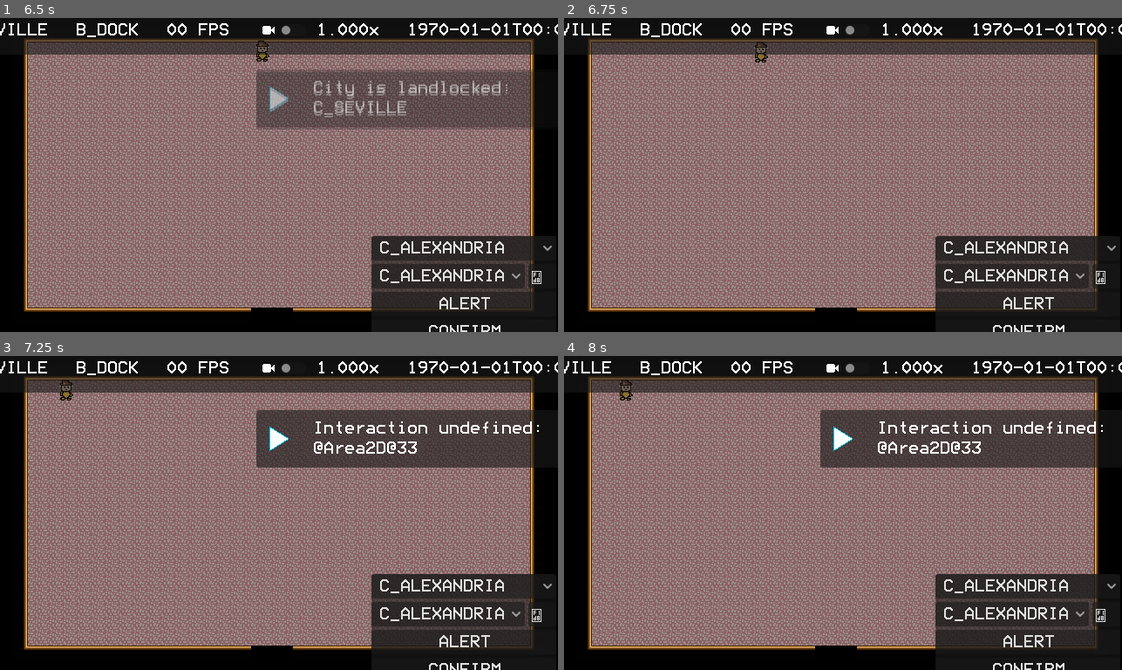
Above: before the commit, frames 1-4 (two rows, left to right).
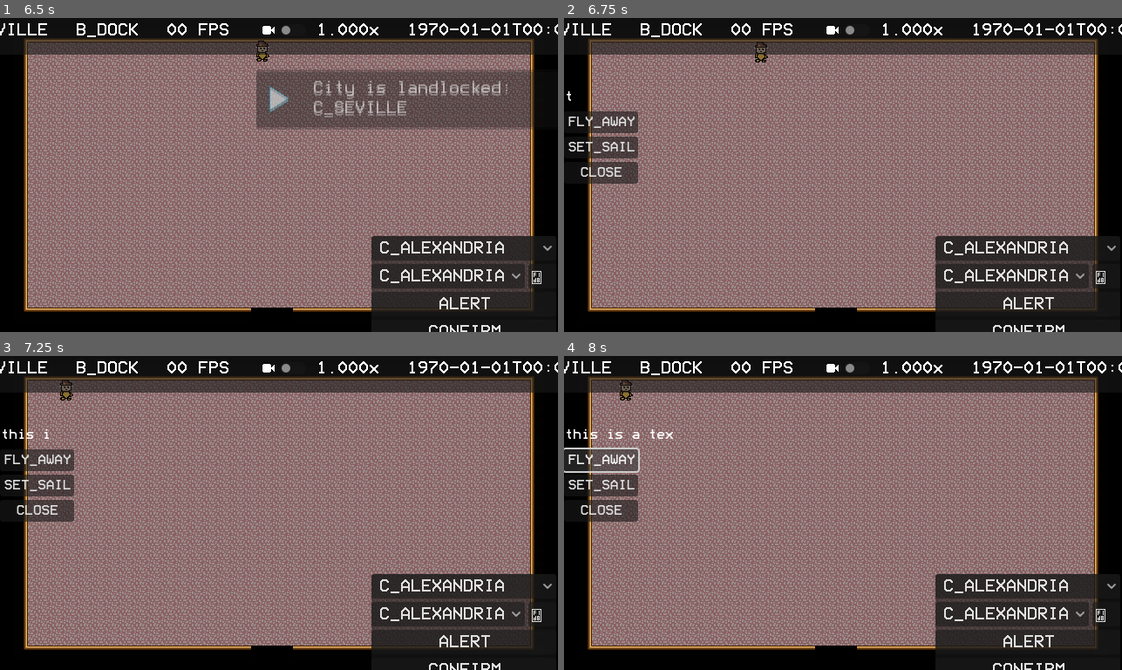
Above: after the commit, the same moments.

Repository: mikeredev/trader
Game: Godot game, scene res://main/main.tscn
Same seed, same stepped clock (60 frames per second), same inputs: the game is played once before the commit and once after it.
Inputs (mouse positions are in pixels of both pictures, inside the frame that each line leads up to):
- Up to frame 1 (6.5 s): tap Enter (ui_accept) at 0.5, 0.77, 1.52, 5.27, 6.02 s; move the mouse to (390, 99) at 0.52 s; hold D (move_right) 0.53-1.28 s; tap E (interact) at 0.6, 1.35, 4.35, 5.1, 5.85 s; click (390, 99) at 0.67 s; move the mouse to (167, 190) at 1.27 s; hold S (move_down) 1.28-2 s; click "NEW" at 2 s; click "NEW" at 2.75 s; click "START" at 3.5 s; move the mouse to (379, 99) at 4.27 s; hold D (move_right) 4.28-5.03 s; click (379, 99) at 4.42 s; move the mouse to (429, 162) at 5.02 s; hold W (move_up) 5.03-5.78 s; click (429, 162) at 5.17 s; move the mouse to (446, 222) at 5.77 s; hold A (move_left) from 5.78 s (still down); tap Escape (ui_cancel) at 6.4 s
- Up to frame 2 (6.75 s): keep holding A (move_left); move the mouse to (675, 127) at 6.52 s; tap E (interact) at 6.6 s
- Up to frame 3 (7.25 s): keep holding A (move_left); tap Enter (ui_accept) at 6.77 s
- Up to frame 4 (8 s): release A (move_left) at 7.25 s; click (603, 459) at 7.25 s, where only the run after the commit has a clickable "FLY_AWAY"

Frame 1 is identical in both runs. In frame 2, 1.9% of the frame differs, in the area x 0-14%, y 23-53%; in frame 3, 11%; in frame 4, 12%, in the area x 0-97%, y 17-53%.

Commit message:
interaction area

Diff:
--- a/common/service/app/character_manager.gd
+++ b/common/service/app/character_manager.gd
@@ -19,10 +19,10 @@
 	var body: CharacterBody
 
 	if p_character is Player:
-		var player_body: PlayerBody = PlayerBody.new()
+		var player_body: PlayerBody = PlayerBody.new(player)
 		body = player_body
 	else:
-		var npc_body: NPCBody = NPCBody.new()
+		var npc_body: NPCBody = NPCBody.new(p_character)
 		body = npc_body
 
 	var name: String = p_character.profile.profile_name
--- a/common/service/app/city_manager.gd
+++ b/common/service/app/city_manager.gd
@@ -3,8 +3,8 @@
 var datastore: Dictionary[StringName, City] = {}
 
 
-func enter_building(p_city: City, p_building: Building, p_body: CharacterBody) -> void:
-	Debug.log_verbose("%s is entering building %s" % [p_body.profile_id, p_building.building_id])
+func enter_building(p_city: City, p_building: Building, p_character: Character) -> void:
+	Debug.log_verbose("%s is entering building %s" % [p_character.profile.profile_id, p_building.building_id])
 	if not p_building.interior_scene:
 		Debug.log_warning("No interior scene: %s" % p_building.building_id)
 		return
@@ -16,14 +16,14 @@
 
 	# add NPC master
 	p_building.master = NPC.new()
-	p_building.master.body = NPCBody.new()
+	p_building.master.body = NPCBody.new(p_building.master)
 	p_building.master.actions = p_building.actions
 	p_building.scene.sprite_group.add_child(p_building.master.body)
 	p_building.master.body.position = p_building.scene.master_point.position
 
 	# add character
-	p_body.reparent(p_building.scene.sprite_group)
-	p_body.position = p_building.scene.entry_point.position
+	p_character.body.reparent(p_building.scene.sprite_group)
+	p_character.body.position = p_building.scene.entry_point.position
 
 	# switch view and kick camera
 	System.manage.scene.activate_view(View.ViewType.INTERIOR)
@@ -32,8 +32,8 @@
 	EventBus.building_entered.emit(p_building)
 
 
-func exit_building(p_building: Building, p_body: CharacterBody) -> void:
-	EventBus.building_exited.emit(p_building, p_body)
+func exit_building(p_building: Building, body: CharacterBody) -> void:
+	EventBus.building_exited.emit(p_building, body)
 
 
 func get_city(p_city_id: StringName) -> City:
--- a/common/service/system/config/config_manager.gd
+++ b/common/service/system/config/config_manager.gd
@@ -2,7 +2,6 @@
 
 enum Section { GENERAL, AUDIO, DISPLAY, CONTROL, LOCALE, MODS, DEVELOPER } # defines processing order
 
-var config_file: String
 var audio_settings: AudioSettings
 var control_settings: ControlSettings
 var developer_settings: DeveloperSettings
@@ -14,7 +13,6 @@
 
 
 func _init() -> void:
-	config_file = FileLocation.USER_CONFIG_FILE
 	EventBus.config_changed.connect(save_config)
 
 
@@ -33,10 +31,10 @@
 ## Attempts to load user settings from [config_file], using default settings if not found or unreadable.
 func load_config() -> void:
 	var create_default: bool
-	if not FileAccess.file_exists(config_file):
+	if not FileAccess.file_exists(FileLocation.USER_CONFIG_FILE):
 		Debug.log_warning("User config not found, using default")
 		create_default = true
-	var raw: Dictionary = Common.Util.json.get_dict(config_file)
+	var raw: Dictionary = Common.Util.json.get_dict(FileLocation.USER_CONFIG_FILE)
 	for section: Section in Section.values():
 		var _name: String = _get_section_name(section)
 		var _dict: Dictionary = raw.get(_name, {})
@@ -106,7 +104,7 @@
 			Section.DISPLAY: data[_name] = display_settings.to_dict()
 			Section.LOCALE: data[_name] = locale_settings.to_dict()
 			Section.MODS: data[_name] = mod_settings.to_dict()
-	Common.Util.json.save_dict(config_file, data)
+	Common.Util.json.save_dict(FileLocation.USER_CONFIG_FILE, data)
 
 
 func _get_section_name(p_section: Section) -> String:
--- a/common/static/file_location.gd
+++ b/common/static/file_location.gd
@@ -1,4 +1,6 @@
 class_name FileLocation extends RefCounted
+
+const ACTION_MENU: PackedScene = preload("uid://c5ux31nk71ynq")
 
 const CORE_MOD_DIR: String = "res://core"
 
--- a/data/actor/body/character_body.gd
+++ b/data/actor/body/character_body.gd
@@ -1,14 +1,20 @@
 class_name CharacterBody extends CharacterBody2D
-
-var profile_id: StringName
-var sprite: Sprite2D
-var collide: CollisionShape2D = CollisionShape2D.new()
-var interact: Area2D = Area2D.new()
-var remote_transform: RemoteTransform2D = RemoteTransform2D.new()
 
 var speed: int = 300
 var moving: bool = false
 var friction: int = 1
+
+var profile_id: StringName
+var sprite: Sprite2D
+var interact: InterationArea2D
+var collide: CollisionShape2D
+var remote_transform: RemoteTransform2D
+
+
+func _init(p_interact_with: Object) -> void:
+	interact = InterationArea2D.new(p_interact_with)
+	collide = CollisionShape2D.new()
+	remote_transform = RemoteTransform2D.new()
 
 
 func _ready() -> void:
--- a/data/actor/body/player_body.gd
+++ b/data/actor/body/player_body.gd
@@ -6,11 +6,11 @@
 		var interactions: Array[Area2D] = interact.get_overlapping_areas()
 		if interactions.is_empty(): return
 		var area: Area2D = interactions[0]
-		if area.has_meta("interact"):
-			var object: Interactable = area.get_meta("interact")
-			object.interact_with(self)
+		if area is InterationArea2D:
+			var object: InterationArea2D = area
+			object.interact_with_body(self)
 		else:
-			Debug.log_warning("Interaction undefined: %s" % area.name)
+			Debug.log_warning("No interaction defined: %s" % area.name)
 
 
 func _physics_process(_delta: float) -> void:
--- a/data/actor/class/character.gd
+++ b/data/actor/class/character.gd
@@ -12,3 +12,8 @@
 
 func get_profile_id() -> StringName:
 	return profile.profile_id
+
+
+
+func interact_with(p_character: CharacterBody)-> void:
+	print("hi")
--- a/data/actor/class/npc.gd
+++ b/data/actor/class/npc.gd
@@ -6,3 +6,16 @@
 
 func get_actions() -> Array[Action]:
 	return actions
+
+
+func interact_with(p_character: Character) -> void:
+	if not actions:
+		Debug.log_warning("No actions defined")
+		return
+
+	#System.manage.scene.create_scene()
+
+	Debug.log_info("Showing Action Menu...")
+	var action_menu: ActionMenu = System.manage.scene.create_scene(FileLocation.ACTION_MENU)
+	System.manage.scene.ui.menu.add_scene(action_menu)
+	action_menu.setup(actions, p_character)
--- a/data/building/building.gd
+++ b/data/building/building.gd
@@ -1,4 +1,4 @@
-class_name Building extends Interactable
+class_name Building extends Resource
 
 enum PlacementBias { NONE, SHORE }
 
@@ -25,6 +25,6 @@
 	view = System.manage.scene.get_view(View.ViewType.INTERIOR)
 
 
-func interact_with(p_body: CharacterBody) -> void:
+func interact_with(p_character: Character) -> void:
 	var city: City = App.context.city.get_city(city_id)
-	App.context.city.enter_building(city, self, p_body)
+	App.context.city.enter_building(city, self, p_character)
--- a/data/building/building_scene.gd
+++ b/data/building/building_scene.gd
@@ -20,6 +20,7 @@
 
 func _ready() -> void:
 	# connect signals
+	EventBus.building_exited.connect(_on_building_exited)
 	EventBus.viewport_resized.connect(_on_viewport_resized)
 
 	# set camera
@@ -28,6 +29,11 @@
 	# set collisions
 	exit_point.collision_layer = 0
 	exit_point.collision_mask = Common.Collision.PHYSICS
+
+
+func _on_building_exited(_p_building: Building, _p_body: CharacterBody) -> void:
+	Debug.log_verbose("Freeing scene: %s" % get_path())
+	queue_free()
 
 
 func _on_viewport_resized(p_viewport_size: Vector2) -> void:
--- a/data/building/dock/actions/set_sail.gd
+++ b/data/building/dock/actions/set_sail.gd
@@ -6,4 +6,4 @@
 
 
 func execute(p_character: Character) -> void:
-	print("execute here")
+	print("execute here %s" % p_character)
--- a/data/city/builder/building_builder.gd
+++ b/data/city/builder/building_builder.gd
@@ -108,16 +108,9 @@
 	scene.ground_layer.set_cell(access_point, 1, tile) # put it back on the ground
 
 	# add door interaction area
-	var interaction_area: Area2D = Area2D.new()
+	var interaction_area: InterationArea2D = InterationArea2D.new(p_building)
 	interaction_area.name = p_building.building_id
-	#interaction_area.set_meta("building", p_building)
-	interaction_area.set_meta("interact", p_building)
 	interaction_area.position = scene.building_layer.map_to_local(access_point)
-
-	interaction_area.collision_layer = Common.Collision.INTERACT
-	interaction_area.collision_mask = 0
-	interaction_area.monitoring = false
-	interaction_area.monitorable = true
 
 	var collision_shape: CollisionShape2D = CollisionShape2D.new()
 	collision_shape.name = "CollisionShape"
--- a/data/component/fade_rect.gd
+++ b/data/component/fade_rect.gd
@@ -1,4 +1,4 @@
-class_name FadeRect extends ColorRect
+class_name FadeRect extends ColorRect # ensure this is anchored to full screen, behind all other nodes
 
 const BG_FADE_DURATION: float = 1.0
 
@@ -14,7 +14,7 @@
 	Debug.log_verbose("%s/%s color: #%s" % [get_parent().name, name, primary_bg.to_html()])
 
 
-func fade(p_toggled_on: bool) -> void: # avoid changing color or handle tween interruptions better
+func fade(p_toggled_on: bool) -> void:
 	if tween: tween.kill()
 	if p_toggled_on:
 		tween = System.manage.scene.create_tween(self, "modulate:a", 0.5, BG_FADE_DURATION)
--- a/data/component/interactable.gd
+++ /dev/null
@@ -1,5 +0,0 @@
-class_name Interactable extends Resource
-
-
-func interact_with(p_body: CharacterBody) -> void:
-	Debug.log_warning("interact_with() method not implemented: %s" % self)
--- /dev/null
+++ b/data/component/interaction_area.gd
@@ -0,0 +1,18 @@
+class_name InterationArea2D extends Area2D
+
+
+func _init(p_object: Object) -> void:
+	set_meta("interact", p_object)
+
+
+func _ready() -> void: # bidirectional (e.g., player interaction area can interact with a building door)
+	collision_layer = Common.Collision.INTERACT
+	collision_mask = Common.Collision.INTERACT
+	monitoring = true
+	monitorable = true
+
+
+func interact_with_body(p_body: CharacterBody) -> void:
+	var object: Object = get_meta("interact")
+	var character: Character = App.context.character.get_character(p_body.profile_id)
+	object.call("interact_with", character) # avoids editor warnings
--- /dev/null
+++ b/ui/action/action_menu.gd
@@ -0,0 +1,16 @@
+class_name ActionMenu extends Control
+
+@onready var ui_actions: GridContainer = %Actions
+
+
+func setup(p_actions: Array[Action], p_character: Character) -> void:
+	for action: Action in p_actions:
+		var button: Button = Button.new()
+		button.text = action.action_name
+		button.pressed.connect(action.execute.bind(p_character))
+		ui_actions.add_child(button)
+
+	var ui_close: Button = Button.new()
+	ui_close.text = "CLOSE"
+	ui_close.pressed.connect(queue_free)
+	ui_actions.add_child(ui_close)
--- /dev/null
+++ b/ui/action/action_menu.tscn
@@ -0,0 +1,40 @@
+[gd_scene load_steps=3 format=3 uid="uid://c5ux31nk71ynq"]
+
+[ext_resource type="Script" uid="uid://ch6e84rc8ekql" path="res://ui/action/action_menu.gd" id="1_f472c"]
+[ext_resource type="Script" uid="uid://du2p8vo4se3aj" path="res://ui/class/label/typewriter_label.gd" id="2_jnfxd"]
+
+[node name="ActionMenu" type="Control"]
+layout_mode = 3
+anchors_preset = 15
+anchor_right = 1.0
+anchor_bottom = 1.0
+grow_horizontal = 2
+grow_vertical = 2
+script = ExtResource("1_f472c")
+
+[node name="VBoxContainer" type="VBoxContainer" parent="."]
+layout_mode = 1
+anchors_preset = 14
+anchor_top = 0.5
+anchor_right = 1.0
+anchor_bottom = 0.5
+offset_top = -98.0
+offset_bottom = 98.0
+grow_horizontal = 2
+grow_vertical = 2
+
+[node name="Label" type="RichTextLabel" parent="VBoxContainer"]
+layout_mode = 2
+text = "this is a text box, and that was a comma. did it pause?"
+fit_content = true
+script = ExtResource("2_jnfxd")
+autoplay = true
+metadata/_custom_type_script = "uid://du2p8vo4se3aj"
+
+[node name="Actions" type="GridContainer" parent="VBoxContainer"]
+unique_name_in_owner = true
+layout_mode = 2
+
+[node name="Button" type="Button" parent="VBoxContainer/Actions"]
+layout_mode = 2
+text = "FLY_AWAY"
--- a/ui/class/label/typewriter_label.gd
+++ b/ui/class/label/typewriter_label.gd
@@ -1,63 +1,74 @@
-class_name TypewriterRichTextLabel extends RichTextLabel
+class_name TypewriterRichTextLabel extends RichTextLabel # NOTE set fit_content in editor for visibility
 
 signal is_finished
 
-@export var tick_normal: int = 10
-@export var tick_comma: int = 300
-@export var tick_period: int = 800
-@export var delay_after: int = 1000
-
-@export var active_toggle: bool:
-	set(p):
-		active_toggle = p
-		_active = p
-		return p
+@export_custom(PROPERTY_HINT_NONE, "suffix:ms") var speed: int = 100
+@export_custom(PROPERTY_HINT_NONE, "suffix:ms") var comma_delay: int = 300
+@export_custom(PROPERTY_HINT_NONE, "suffix:ms") var period_delay: int = 600
+@export var autoplay: bool = false
 
 var _index: int = 0
 var _next_tick: int = 0
 var _active: bool = false
-var _finished_displaying: bool = false
+var _finished: bool = false
 
 
 func _ready() -> void:
+	fit_content = true
 	bbcode_enabled = true
 	autowrap_mode = TextServer.AUTOWRAP_WORD_SMART
 	process_mode = Node.PROCESS_MODE_ALWAYS
 	set_process(true)
+	if autoplay: play()
 
 
 func _process(_delta: float) -> void:
-	if not _active:
-		return
+	if _finished: return
+	if not _active: return
 
 	if _index >= get_total_character_count():
 		_active = false
-		_finished_displaying = true
-		await get_tree().create_timer(delay_after / 1000.0).timeout
+		_finished = true
 		is_finished.emit()
 		return
 
 	if Time.get_ticks_msec() >= _next_tick:
 		_index += 1
+		_index = clamp(_index, 0, get_total_character_count())
 		visible_characters = _index
-		_next_tick = Time.get_ticks_msec()
 
-	# Update height to match currently visible text
+		var full_text = get_text()
+		var char = full_text[_index - 1]
+
+		var delay = speed
+		match char:
+			',':
+				delay = comma_delay
+			'.', ';', '!', '?':
+				delay = period_delay
+
+		_next_tick = Time.get_ticks_msec() + delay
+
 	custom_minimum_size.y = get_content_height()
 
 
+func _input(event: InputEvent) -> void:
+	if event.is_action_pressed("ui_cancel"):
+		if _active: skip()
 
 
 func play() -> void:
 	_active = true
 	_index = 0
-	visible_characters = -1
-	_next_tick = Time.get_ticks_msec() + tick_normal
-
+	visible_characters = 0
+	_next_tick = Time.get_ticks_msec() + speed
+	_finished = false
 
 
 func skip() -> void:
+	if _finished: return
 	_active = false
+	_finished = true
 	_index = get_total_character_count()
 	visible_characters = _index
 	is_finished.emit()
--- a/ui/splash/splash_ui.gd
+++ b/ui/splash/splash_ui.gd
@@ -1,4 +1,4 @@
-class_name SplashUI extends Control
+class_name SplashUINotUsed extends Control
 
 var _fade: ColorRect
 var tween: Tween
Renamed: data/component/interactable.gd.uid -> data/component/interaction_area.gd.uid
Not shown, added: ui/action/action_menu.gd.uid
